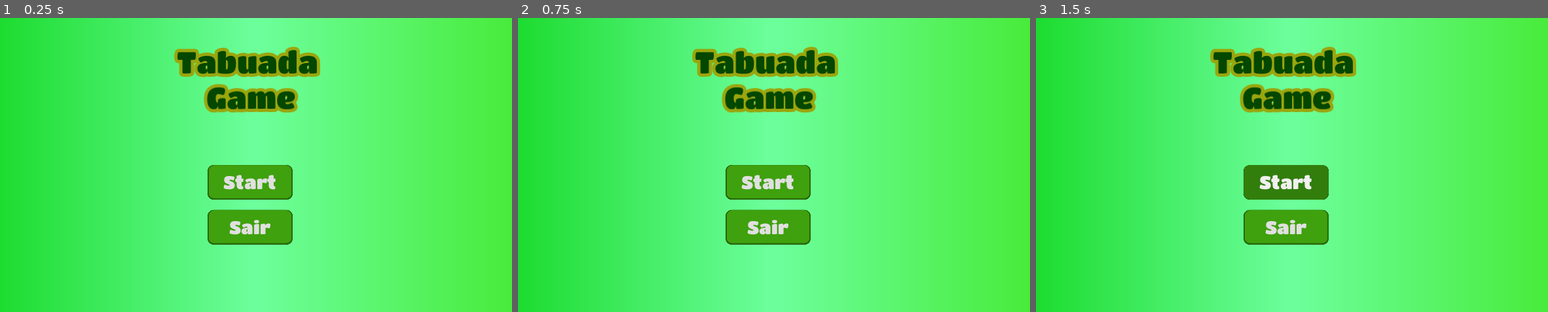
Above: before the commit, frames 1-3 (left to right).
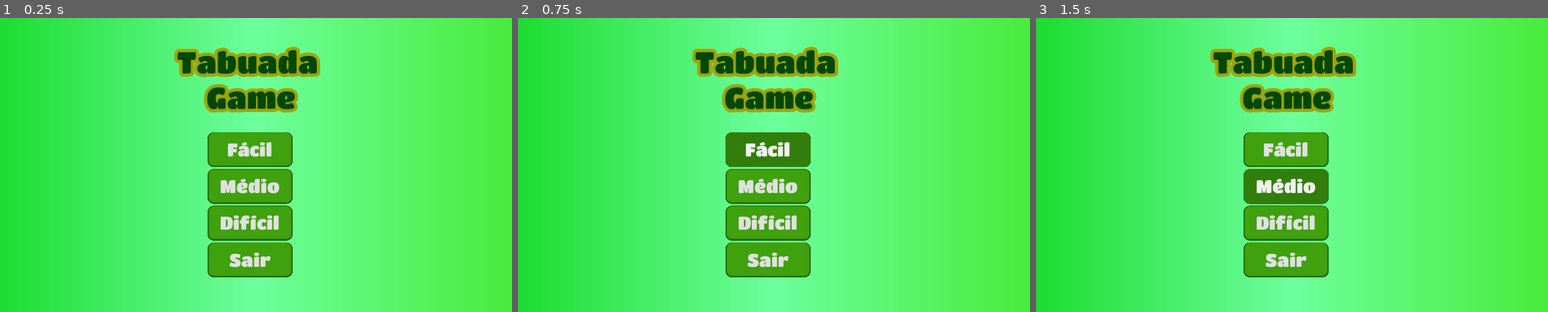
Above: after the commit, the same moments.

Repository: Felipe4747/JogoEducativo-UNIFESP-2022-2
Game: Godot game, scene res://src/scenes/MainMenu.tscn
The game is run twice, just before and just after one commit, with the same random seed, the same clock (stepped at 60 frames per second) and the same inputs.
Inputs (mouse positions are in pixels of both pictures, inside the frame that each line leads up to):
- Up to frame 1 (0.25 s): no input
- Up to frame 2 (0.75 s): click (768, 150) at 0.5 s, where only the run after the commit has a clickable "Fácil"
- Up to frame 3 (1.5 s): click (1286, 185) at 1.25 s, where only the run after the commit has a clickable "Médio"

The runs differ from the first frame. In frame 1, 5.7% of the frame differs, in the area x 40-58%, y 38-89%; in frame 2, 5.7%; in frame 3, 5.6%.

Commit message:
Update MainMenu.tscn

Diff:
--- a/src/scenes/MainMenu.tscn
+++ b/src/scenes/MainMenu.tscn
@@ -114,26 +114,56 @@
 "_edit_lock_": true
 }
 
-[node name="StartButton" type="Button" parent="NinePatchRect"]
+[node name="StartButtonFacil" type="Button" parent="NinePatchRect"]
 margin_left = 536.0
-margin_top = 360.0
+margin_top = 280.0
 margin_right = 744.0
-margin_bottom = 445.0
+margin_bottom = 365.0
 custom_fonts/font = SubResource( 4 )
 custom_styles/hover = SubResource( 5 )
 custom_styles/pressed = SubResource( 6 )
 custom_styles/focus = SubResource( 6 )
 custom_styles/normal = SubResource( 7 )
-text = "Start"
+text = "Fácil"
+__meta__ = {
+"_edit_lock_": true
+}
+
+[node name="StartButtonMedio" type="Button" parent="NinePatchRect"]
+margin_left = 536.0
+margin_top = 370.0
+margin_right = 744.0
+margin_bottom = 455.0
+custom_fonts/font = SubResource( 4 )
+custom_styles/hover = SubResource( 5 )
+custom_styles/pressed = SubResource( 6 )
+custom_styles/focus = SubResource( 6 )
+custom_styles/normal = SubResource( 7 )
+text = "Médio"
+__meta__ = {
+"_edit_lock_": true
+}
+
+[node name="StartButtonDificil" type="Button" parent="NinePatchRect"]
+margin_left = 536.0
+margin_top = 460.0
+margin_right = 744.0
+margin_bottom = 545.0
+custom_fonts/font = SubResource( 4 )
+custom_styles/hover = SubResource( 5 )
+custom_styles/pressed = SubResource( 6 )
+custom_styles/focus = SubResource( 6 )
+custom_styles/normal = SubResource( 7 )
+text = "Difícil"
 __meta__ = {
 "_edit_lock_": true
 }
 
 [node name="Sair" type="Button" parent="NinePatchRect"]
 margin_left = 536.0
-margin_top = 470.0
+margin_top = 550.0
 margin_right = 744.0
-margin_bottom = 555.0
+margin_bottom = 635.0
 custom_fonts/font = SubResource( 4 )
 custom_styles/hover = SubResource( 5 )
 custom_styles/pressed = SubResource( 6 )
